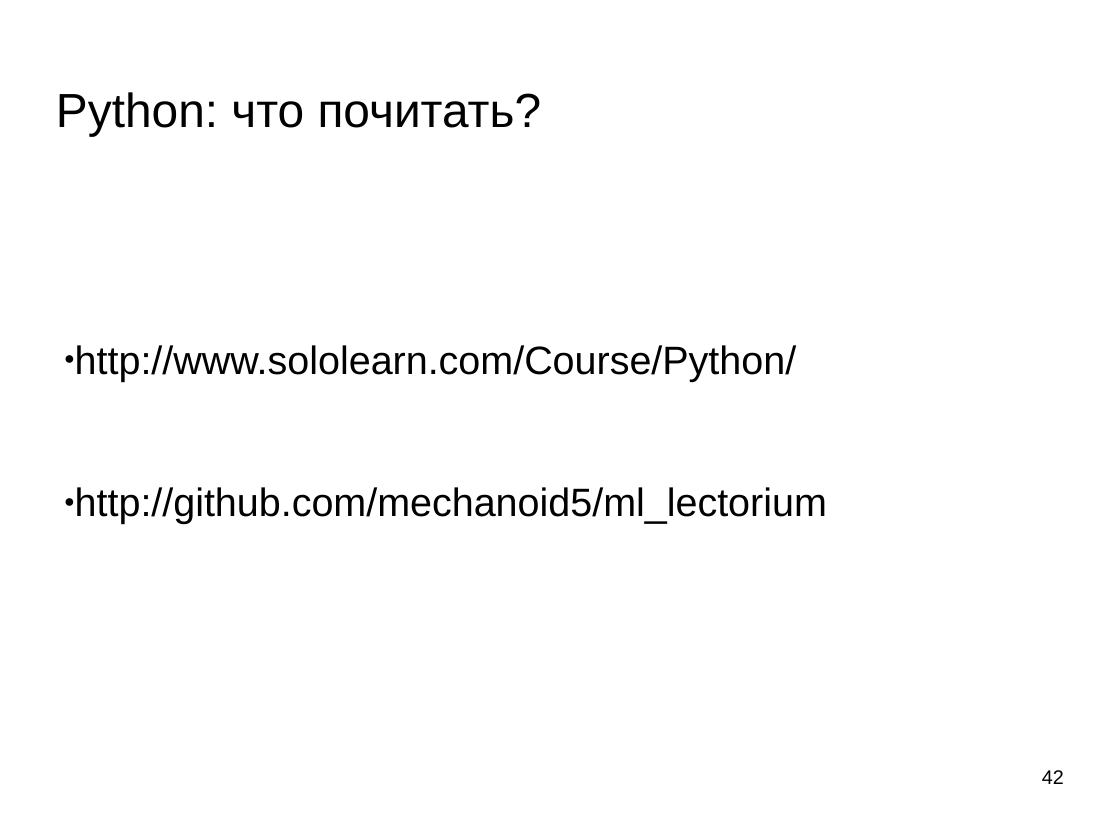
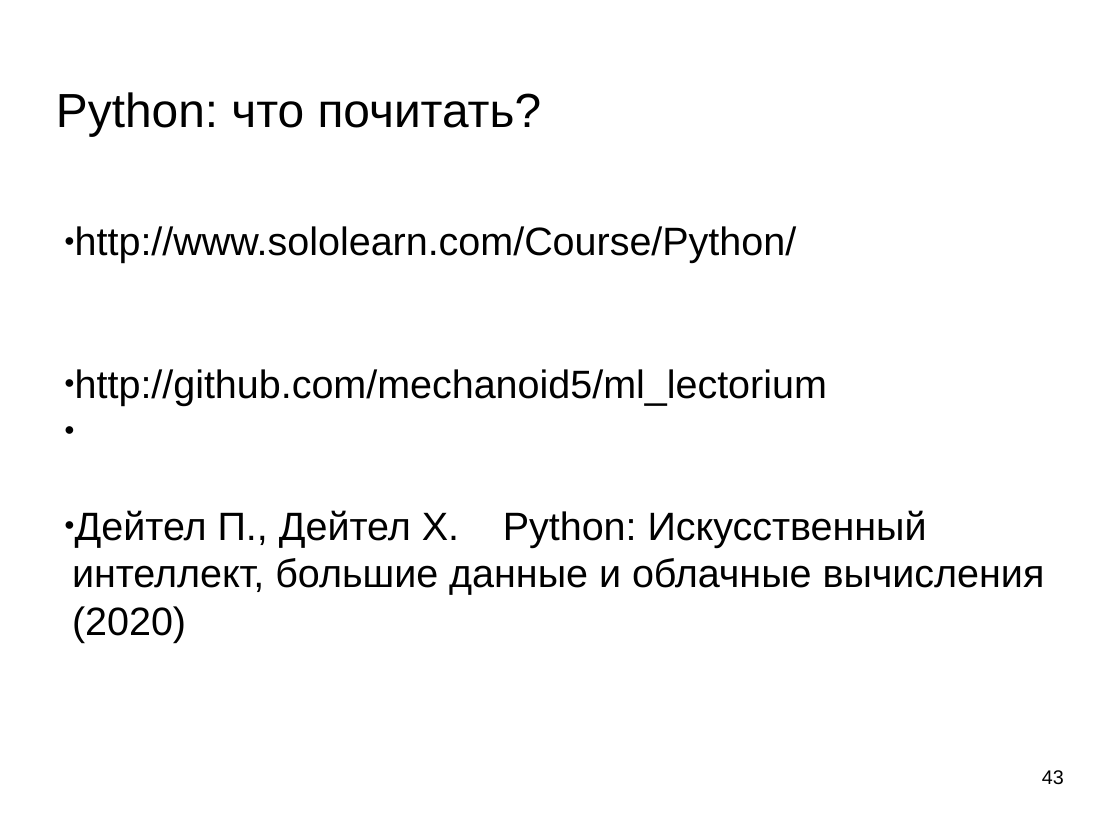
Before and after one commit to mechanoid5/ml_lectorium_legacy, a slide deck: slide 43 of 02-python.odp (slide 42 before the commit). Drawn at 1120x840 pixels with LibreOffice and Linux fonts; fonts in the diff are those of the drawing; background and template pictures are left out. Boxes give left, top, right and bottom in pixels: in the first picture for what was removed or moved away, otherwise in the second. Text is boxed around its words. In the diff, an @@ line names an element or a change of style, - is before the commit and + after.

```diff
--- a/02-python.odp
+++ b/02-python.odp
@@ text "http://www.sololearn.com/Course/Python/": place and size @@
-text "http://www.sololearn.com/Course/Python/" at (75,345,827,524)
+text "http://www.sololearn.com/Course/Python/" at (72,226,1045,643)
@@ text at (72,510,1045,643): paragraph added @@
+● Дейтел П., Дейтел Х. Python: Искусственный интеллект, большие данные и облачные вычисления (2020)
@@ page number at (1042,770,1064,785): text changed @@
-42
+43
```
Also in this commit, not shown: 1 slide added, 2 slides removed, 4 other files.
